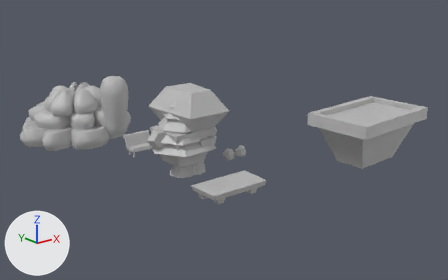
A saved change to the FBX model Assets/Media/Props/Environment/CommonAssets/Vegetation_1.fbx.
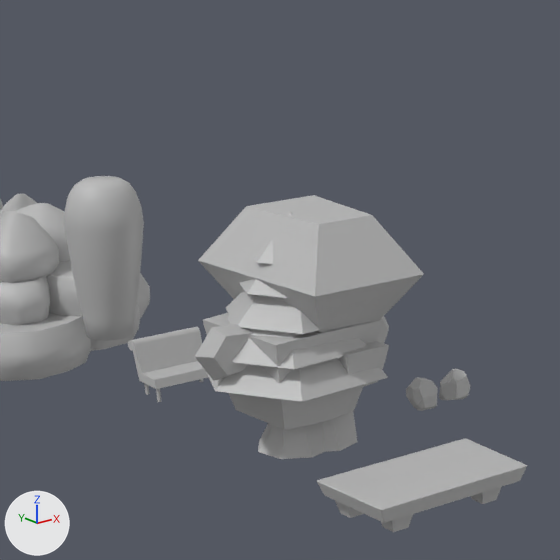
Each version appears first whole from a 50 mm lens placed at (-149.1, -215.4, 96.9), pointed at (38.6, 19.1, 3.1), and next in a close-up on the part from 17% to 62% of the width and 4% to 77% of the height. The lights are fixed; the arrows at lower left show +X, +Y and +Z. Where no turn or scale is listed for an object, it has been applied to the vertices. Vertices at the same position are counted once.

In view in the first close-up: 'Bench1', 'Bush_', 'Chair', 'Rock', 'Tree1', 'Tree2', 'Tree3', 'Tree4', 'plant'.
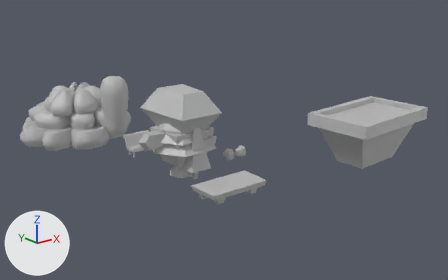
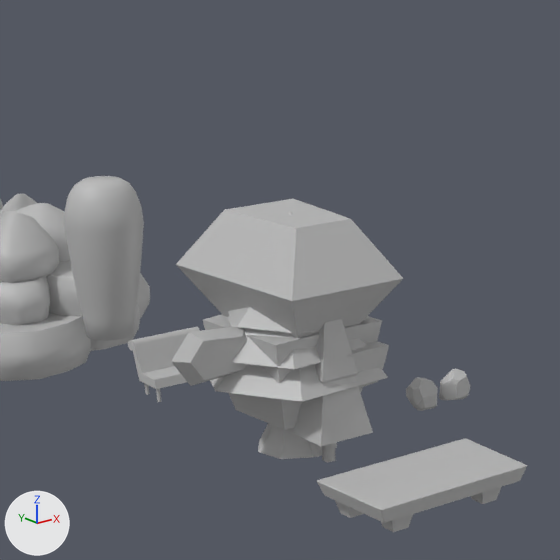
Where the newer file only moved an object's origin or applied its transform, the numbers keep the older frame.

Pixel boxes (x1, y1, x2, y2) of what changed, in the close-ups (560 x 560 px):
'Tree4', moved: before (195, 195, 424, 452); after (171, 199, 403, 457)
'Tree1', moved: before (286, 417, 339, 431); after (286, 319, 373, 462)

The change, as a diff of the scene's bpy script:
```diff
--- a/Assets/Media/Props/Environment/CommonAssets/Vegetation_1.fbx.py
+++ b/Assets/Media/Props/Environment/CommonAssets/Vegetation_1.fbx.py
@@ me_mesh_006 @@
 me_mesh_006.from_pydata(...)  # 29 vertices, 24 faces; spans x -5.0..5.0, y -14.0..-4.0, z 0.0..34.5
 # used by ob_tree1; location = (0.0, 9.0, 0.0)
+# me_mesh_006 part 2: the whole mesh is moved by (0.0, 9.0, -17.2)
 me_mesh_006.materials.append(mat_vegetation)
@@ me_mesh_005 @@
 me_mesh_005.from_pydata(...)  # 104 vertices, 97 faces; spans x -22.8..14.6, y -14.6..14.6, z 0.0..38.0
 # used by ob_tree4; location = (4.1, 0.0, 0.0)
+# me_mesh_005 part 1: the whole mesh is moved by (4.1, 0.0, -19.0)
 me_mesh_005.materials.append(mat_vegetation)
@@ ob_tree1 @@
 ob_tree1 = bpy.data.objects.new('Tree1', me_mesh_006)
-ob_tree1.location = (0.0, 9.0, 0.0)
+ob_tree1.location = (0.0, -9.0, 17.2)
@@ ob_tree4 @@
 ob_tree4 = bpy.data.objects.new('Tree4', me_mesh_005)
-ob_tree4.location = (4.1, 0.0, 0.0)
+ob_tree4.location = (-4.1, 0.0, 19.0)
```
